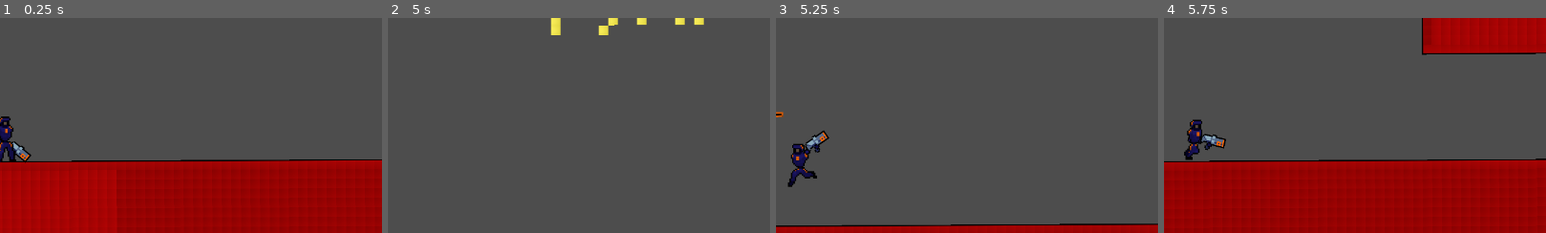
Above: before the commit, frames 1-4 (left to right).
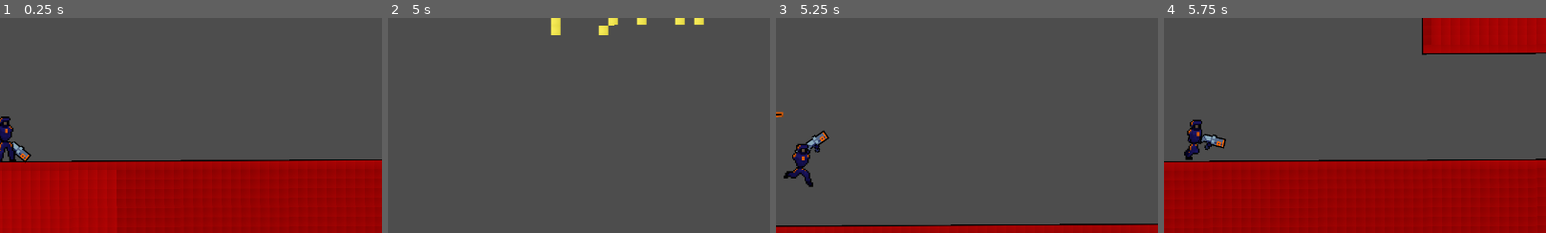
Above: after the commit, the same moments.

Repository: Shynkos/Senior-Design-Project
Game: Godot game, scene res://scenes/Levels/RoomOneTester.tscn
The game is run twice, just before and just after one commit, with the same random seed, the same clock (stepped at 60 frames per second) and the same inputs.
Inputs (mouse positions are % of the whole screen's width and height, from its top left):
- Up to frame 1 (0.25 s): no input
- Up to frame 2 (5 s): tap Enter at 0.5 s; move the mouse to (72, 45) at 0.52 s; hold D (Move right) 0.53-2.03 s; click (72, 45) at 0.6 s; tap Space (Jump) at 0.77, 1.52, 3.02, 3.77, 4.52 s; move the mouse to (30, 55) at 1.27 s; tap E (Interact) at 1.35, 2.85, 4.35 s; move the mouse to (60, 28) at 2.02 s; hold A (Move left) 2.03-2.78 s; click (60, 28) at 2.1 s; move the mouse to (45, 70) at 2.77 s; hold D (Move right) 2.78-4.28 s; move the mouse to (80, 65) at 3.52 s; click (80, 65) at 3.6 s; move the mouse to (20, 35) at 4.27 s; hold A (Move left) from 4.28 s (still down)
- Up to frame 3 (5.25 s): move the mouse to (55, 50) at 5.02 s; release A (Move left) at 5.03 s; hold D (Move right) from 5.03 s (still down); click (55, 50) at 5.1 s
- Up to frame 4 (5.75 s): keep holding D (Move right)
The pictures show only the part of the screen within x 49-99%, y 22-72%; the shares and areas given below are measured in that part.

Frames 1-2 are identical in both runs. In frame 3, 0.6% of the frame differs, in the area x 2-11%, y 58-79%; in frame 4, nothing differs.

Commit message:
Update player sprite to flip mid-jump
Fix bug in script so that the player will face the direction of movement while jumping

Diff:
--- a/scenes/Characters/player.gd
+++ b/scenes/Characters/player.gd
@@ -50,6 +50,7 @@
 			toggle_flip_sprite(dir)
 	elif !on_ground:
 		animated_sprite.play("jump")
+		toggle_flip_sprite(dir)
 
 # make character sprite face correct direction
 func toggle_flip_sprite(dir):
